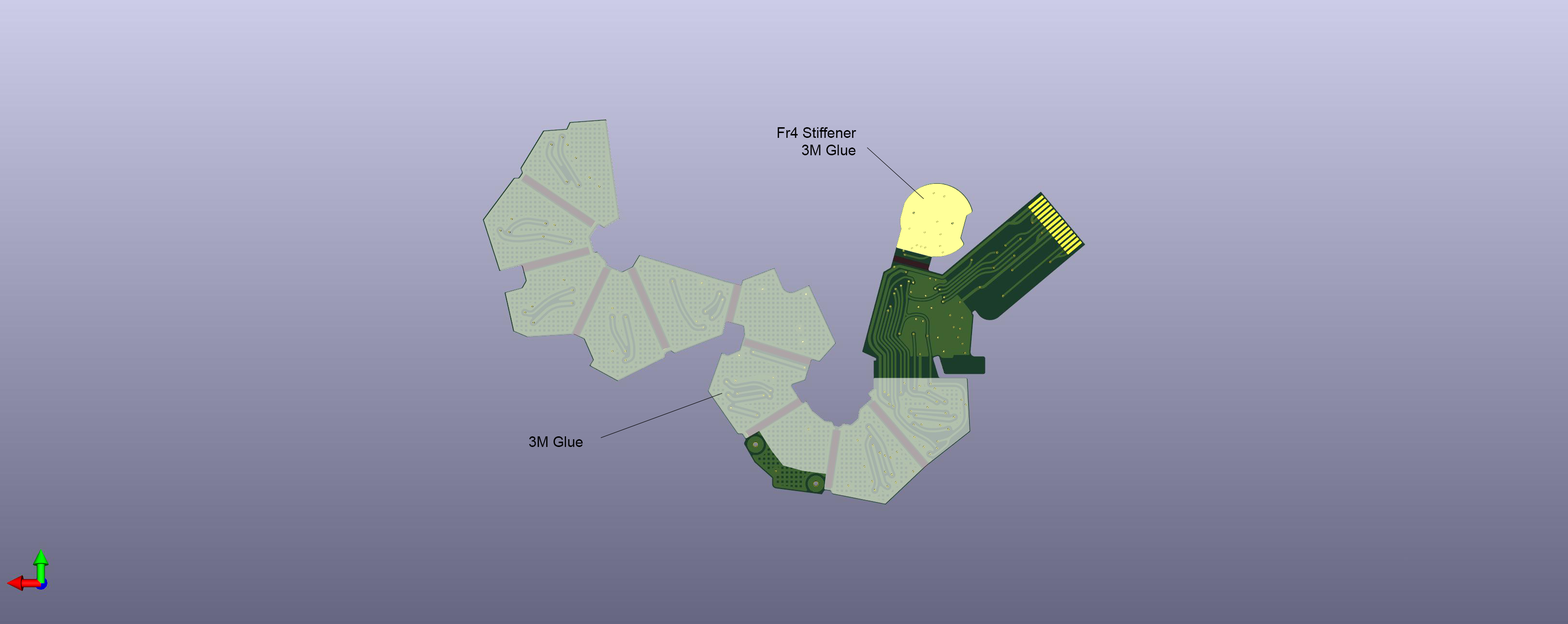
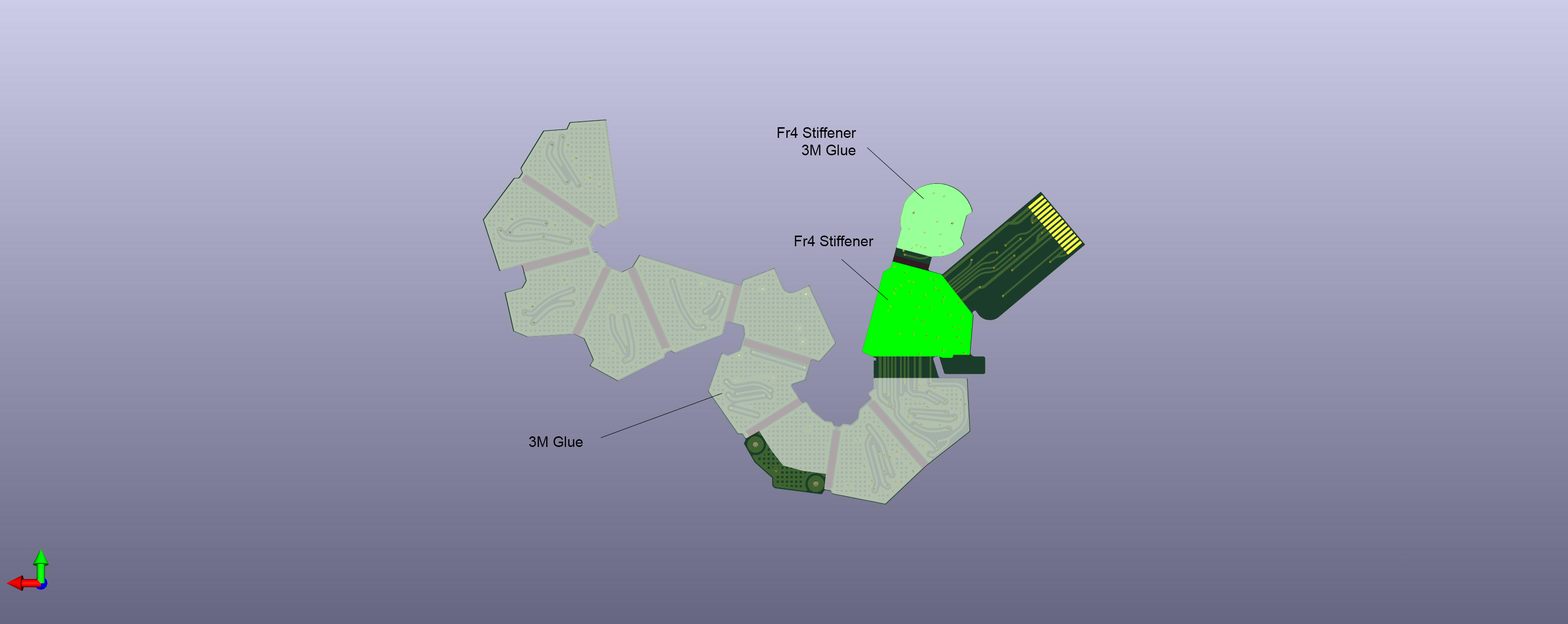
Before/after of a 1568 × 624 layered artwork. What changed in the layer stack:
added layer "Line 3" above "Fr4 Stiffener" over [841, 258, 889, 301]
added layer "Fr4 Stiffener" above "fr4" over [794, 235, 874, 247]
added layer "fr4" (1st of 2) above "fr4" over [794, 183, 973, 404]
hid "fr4" (2nd of 2) over [794, 183, 973, 404]
